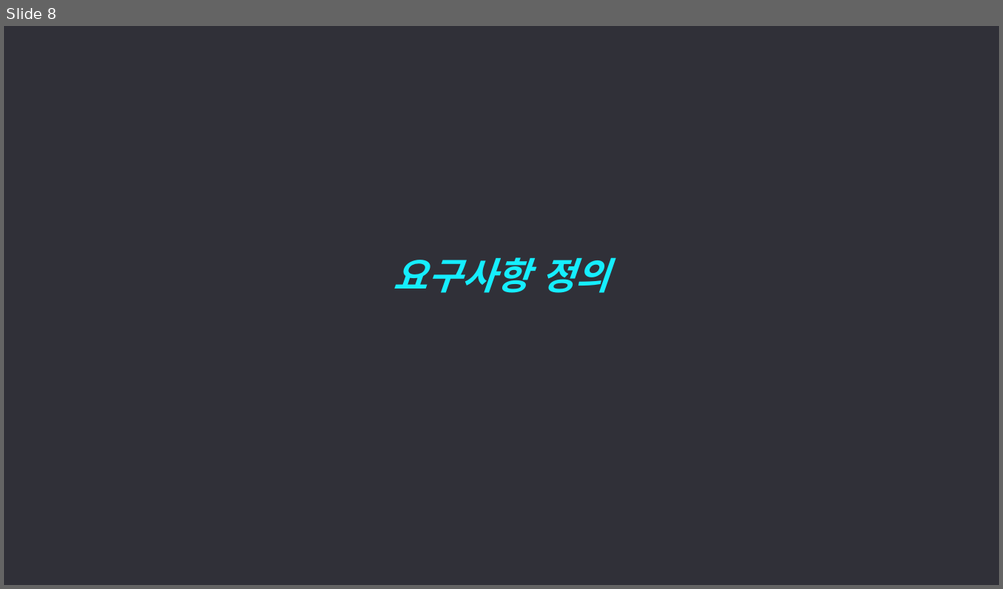
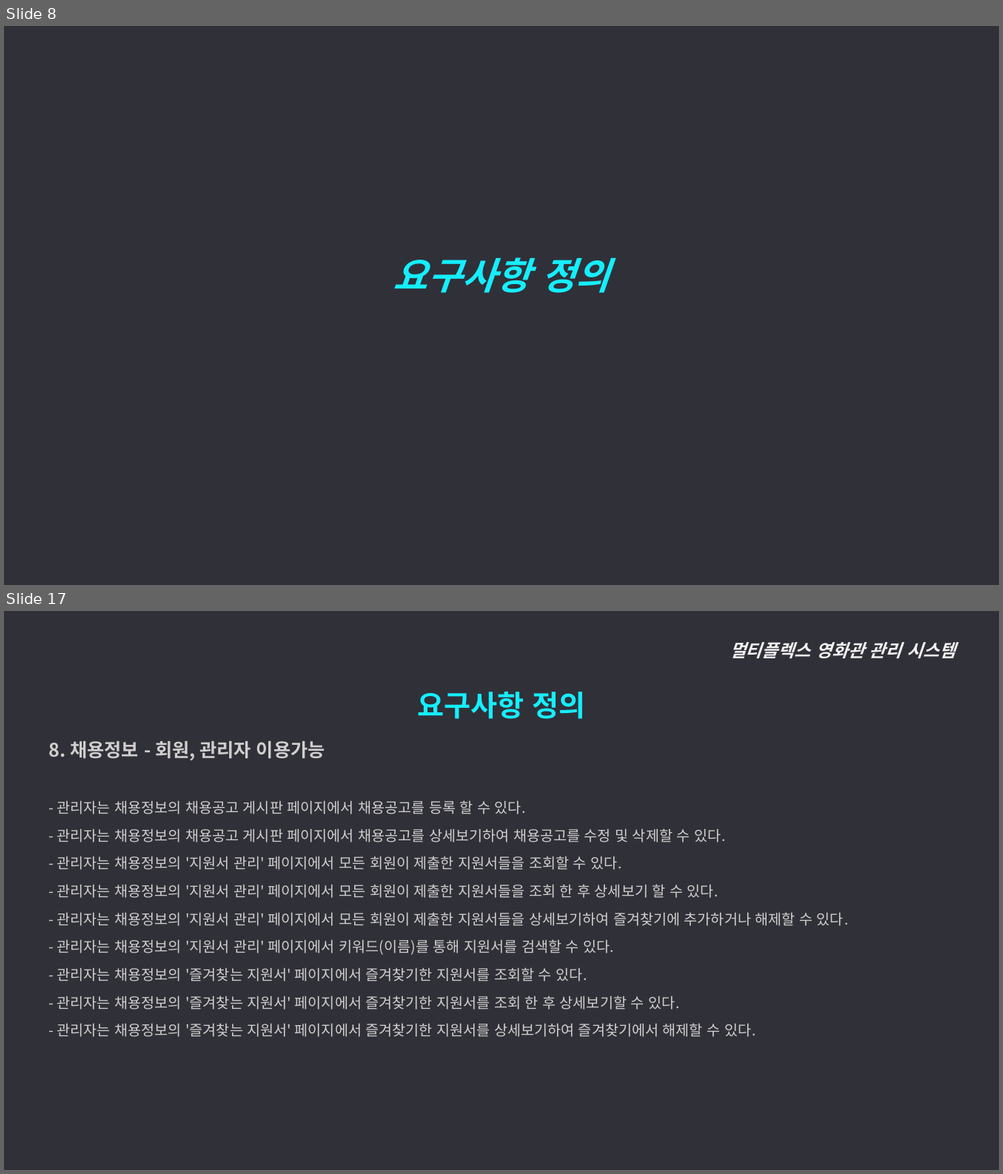
Before and after one commit to ywc-412/MultiplexTeamProject, a slide deck: 2조 시스템개요, 요구사항 정의.pptx. Shown one above the other, each under a label of ours: slide 8 before the commit, slides 8 and 17 after it; the slides between them are not shown. The pictures are 1003x589 and 1003x1174 pixels, drawn with LibreOffice and Linux fonts; fonts in the diff are those of the drawing. Boxes give left, top, right and bottom in pixels: in the first picture for what was removed or moved away, otherwise in the second. Text is boxed around its words. In the diff, an @@ line names an element or a change of style, - is before the commit and + after.

Commit message:
요구사항정의 피드백 받은 부분 반영해서 다시 올림

```diff
--- a/2조 시스템개요, 요구사항 정의.pptx
+++ b/2조 시스템개요, 요구사항 정의.pptx
@@ slide 17 added at (4, 611, 999, 1170), background #303038 @@
@@ text added at (729, 642, 955, 658), 17 pt, text #F2F2F2, bold, italic @@
+멀티플렉스 영화관 관리 시스템
@@ text added at (417, 692, 585, 719), 28 pt, text #15EEFF, bold @@
+요구사항 정의
@@ text added at (48, 741, 848, 1037), 14 pt, text #D0CECE @@
+  8. 채용정보 - 회원, 관리자 이용가능
+  - 관리자는 채용정보의 채용공고 게시판 페이지에서 채용공고를 등록 할 수 있다.
+  - 관리자는 채용정보의 채용공고 게시판 페이지에서 채용공고를 상세보기하여 채용공고를 수정 및 삭제할 수 있다.
+  - 관리자는 채용정보의 '지원서 관리' 페이지에서 모든 회원이 제출한 지원서들을 조회할 수 있다.
+  - 관리자는 채용정보의 '지원서 관리' 페이지에서 모든 회원이 제출한 지원서들을 조회 한 후 상세보기 할 수 있다.
+  - 관리자는 채용정보의 '지원서 관리' 페이지에서 모든 회원이 제출한 지원서들을 상세보기하여 즐겨찾기에 추가하거나 해제할 수 있다.
+  - 관리자는 채용정보의 '지원서 관리' 페이지에서 키워드(이름)를 통해 지원서를 검색할 수 있다.
+  - 관리자는 채용정보의 '즐겨찾는 지원서' 페이지에서 즐겨찾기한 지원서를 조회할 수 있다.
+  - 관리자는 채용정보의 '즐겨찾는 지원서' 페이지에서 즐겨찾기한 지원서를 조회 한 후 상세보기할 수 있다.
+  - 관리자는 채용정보의 '즐겨찾는 지원서' 페이지에서 즐겨찾기한 지원서를 상세보기하여 즐겨찾기에서 해제할 수 있다.
```
Also in this commit, not shown: 14 slides changed, 1 other slide added.
